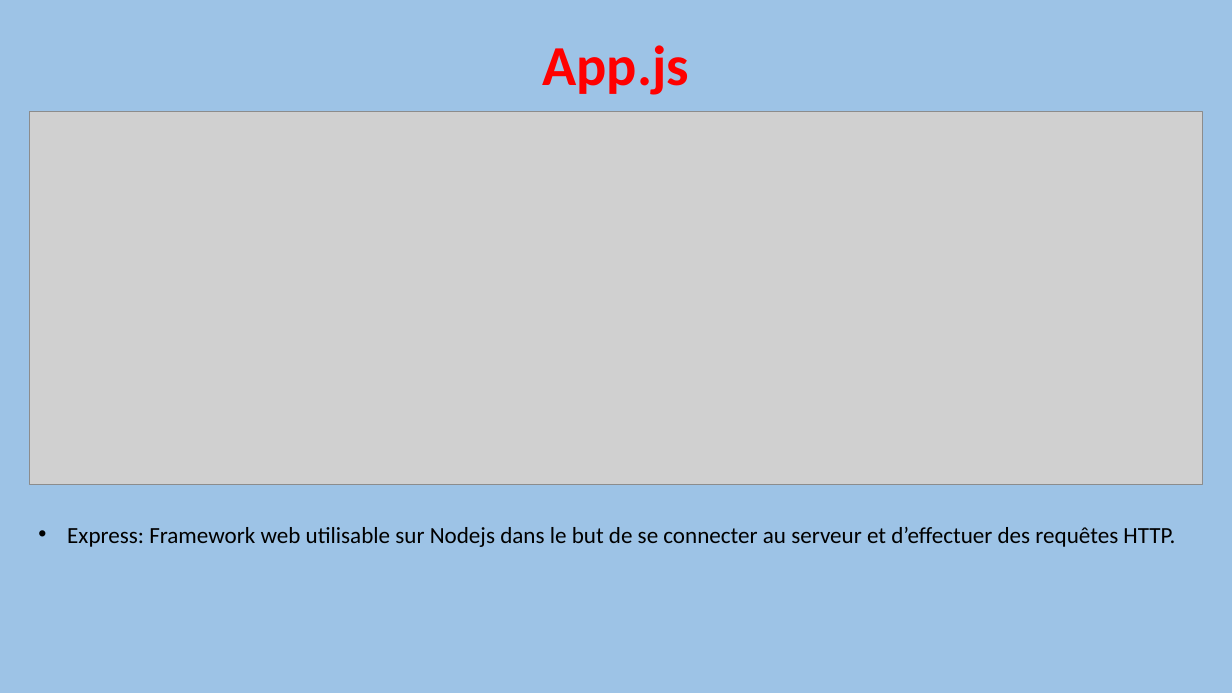
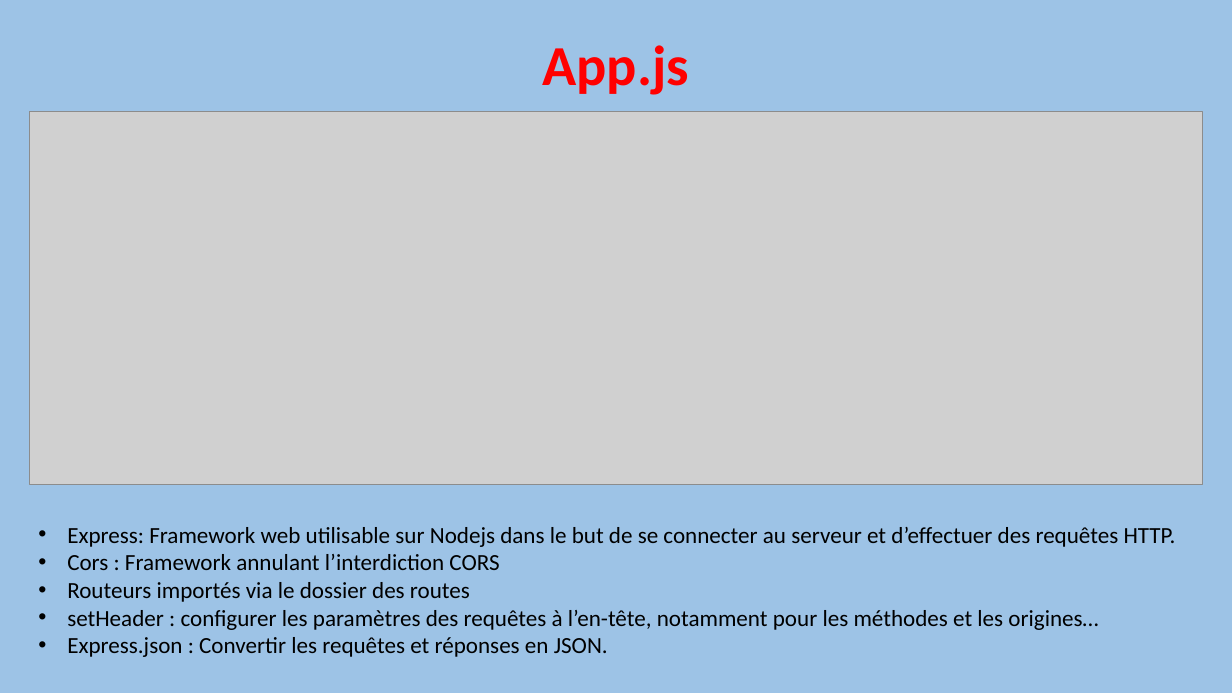
Before and after one commit to GloireDianzenza/ProjetFinal, a slide deck: slide 6 of documentation/Dossier Projet/Projet Slides.pptx. Drawn at 1232x693 pixels with LibreOffice and Linux fonts; fonts in the diff are those of the drawing; grey boxes stand for pictures. Boxes give left, top, right and bottom in pixels: in the first picture for what was removed or moved away, otherwise in the second. Text is boxed around its words. In the diff, an @@ line names an element or a change of style, - is before the commit and + after.

```diff
--- a/documentation/Dossier Projet/Projet Slides.pptx
+++ b/documentation/Dossier Projet/Projet Slides.pptx
@@ text at <box>67,554,1098,657</box>: paragraphs added @@
+• Cors : Framework annulant l’interdiction CORS
+• Routeurs importés via le dossier des routes
+• setHeader : configurer les paramètres des requêtes à l’en-tête, notamment pour les méthodes et les origines…
+• Express.json : Convertir les requêtes et réponses en JSON.
```
Also in this commit, not shown: 1 other slide changed, 7 slides added, 9 other files.
